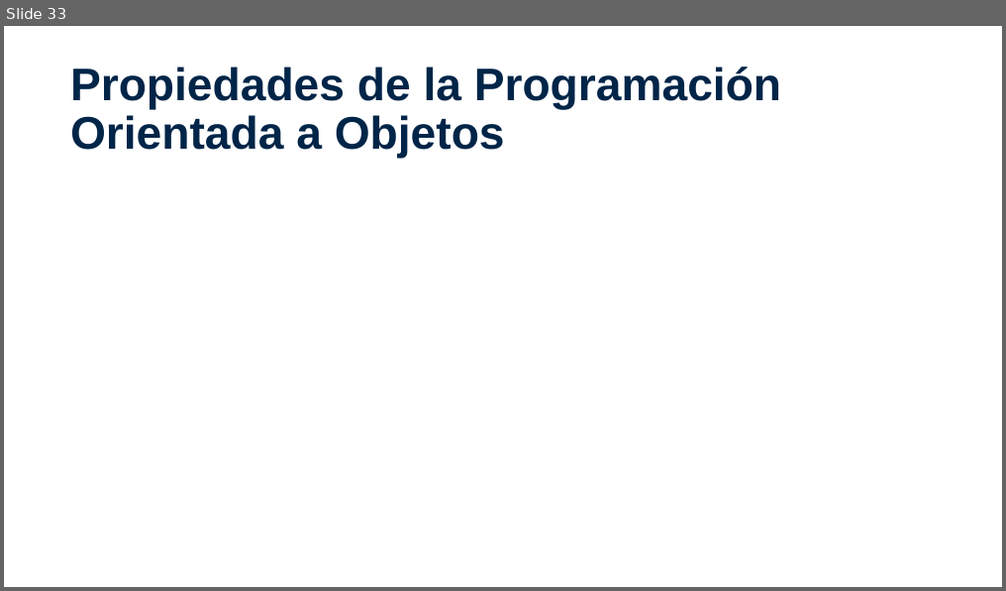
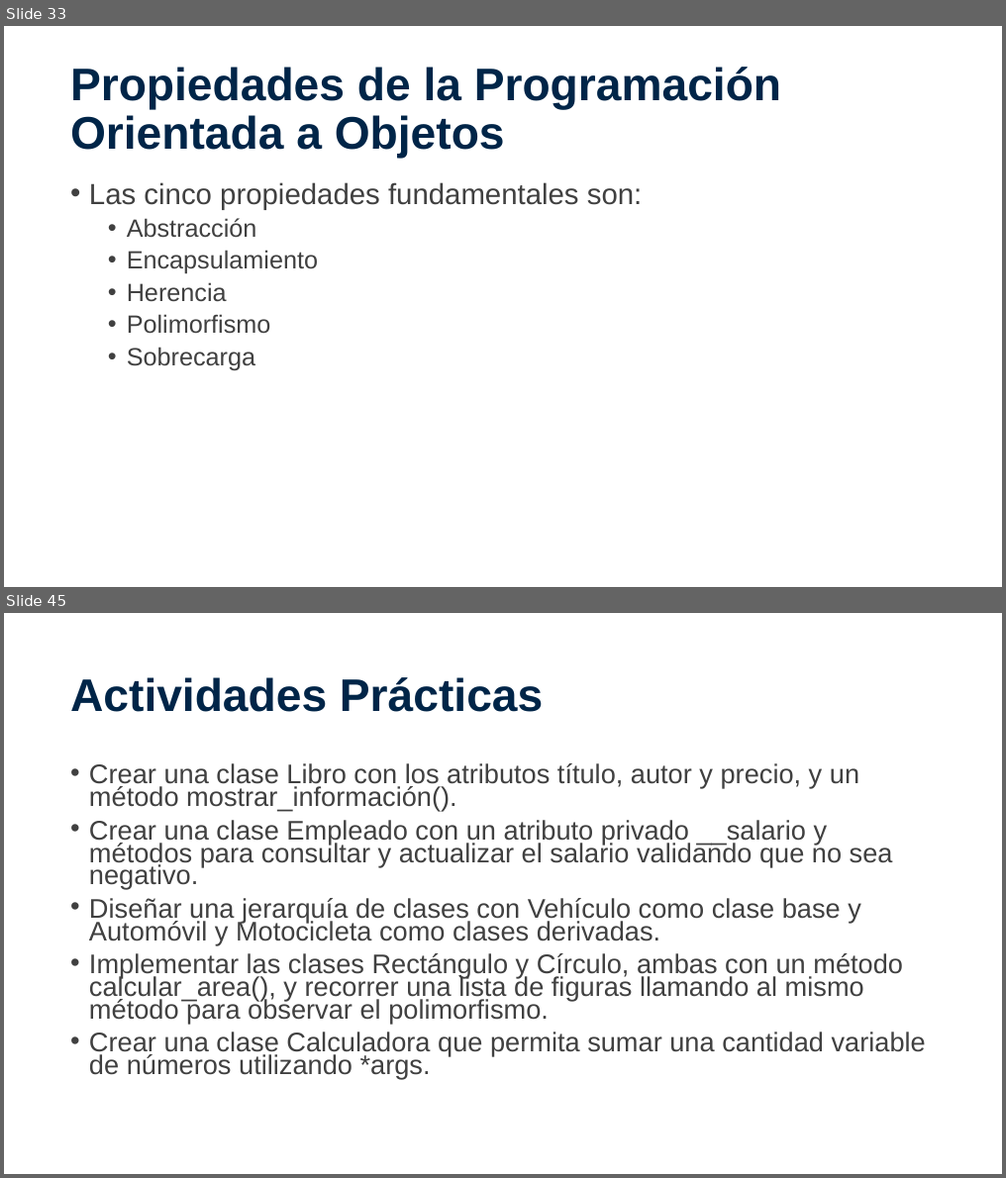
Before and after one commit to VictorBorquez-VBH/Taller-Programacion-Python-AIEP, a slide deck: POO_01.pptx. Shown one above the other, each under a label of ours: slide 33 before the commit, slides 33 and 45 after it; the slides between them are not shown. The pictures are 1006x591 and 1006x1178 pixels, drawn with LibreOffice and Linux fonts; fonts in the diff are those of the drawing; background and template pictures are left out. Boxes give left, top, right and bottom in pixels: in the first picture for what was removed or moved away, otherwise in the second. Text is boxed around its words. In the diff, an @@ line names an element or a change of style, - is before the commit and + after.

```diff
--- a/POO_01.pptx
+++ b/POO_01.pptx
@@ slide 45 added at <box>4,613,1002,1174</box>, background picture (left out) @@
@@ title added at <box>70,677,543,712</box>, 44 pt, text #002548, bold @@
+Actividades Prácticas
@@ text added at <box>89,763,926,1079</box>, 25.9 pt, text #404040 @@
+• Crear una clase Libro con los atributos título, autor y precio, y un método mostrar_información().
+• Crear una clase Empleado con un atributo privado __salario y métodos para consultar y actualizar el salario validando que no sea negativo.
+• Diseñar una jerarquía de clases con Vehículo como clase base y Automóvil y Motocicleta como clases derivadas.
+• Implementar las clases Rectángulo y Círculo, ambas con un método calcular_area(), y recorrer una lista de figuras llamando al mismo método para observar el polimorfismo.
+• Crear una clase Calculadora que permita sumar una cantidad variable de números utilizando *args.
@@ slide 33 changed as well @@
@@ text added at <box>89,182,642,371</box>, 24 pt, text #404040 @@
+• Las cinco propiedades fundamentales son:
+  • Abstracción
+  • Encapsulamiento
+  • Herencia
+  • Polimorfismo
+  • Sobrecarga
```
Also in this commit, not shown: 12 other slides added, 1 slide removed, 7 other files.
